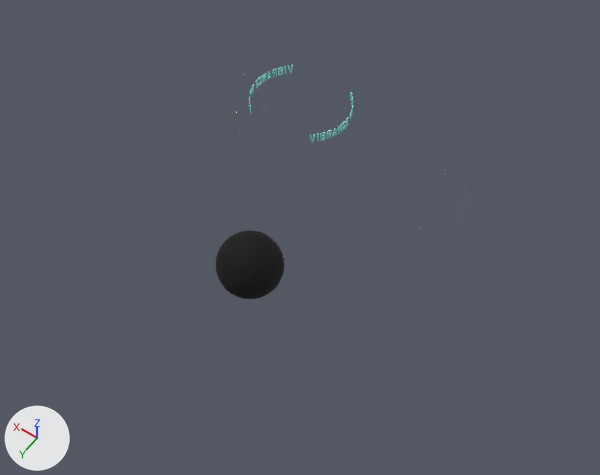
The glTF model public/stage_sparklers.glb as it was, and as the next commit left it.
One viewpoint serves both versions: a 50 mm lens placed at (-26.0, 29.6, 53.7), pointed at (-3.6, -1.8, 4.3). Arrows for +X, +Y and +Z are at lower left; the lights stay in place. Where no turn or scale is listed for an object, it has been applied to the vertices.

In view in the first picture: 'board_text', 'logo_sphere'.
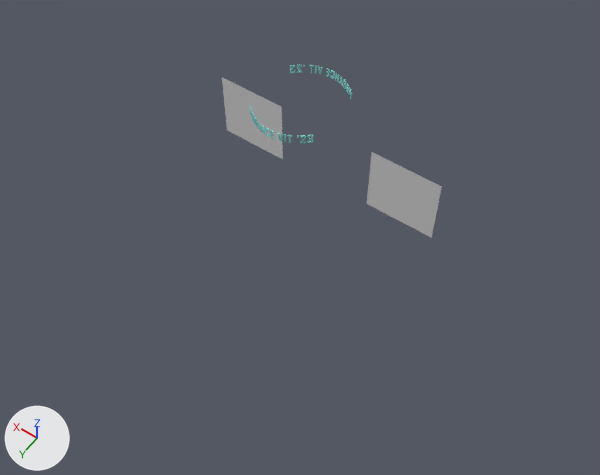
Boxes [x1, y1, x2, y2] around the edits, measured in the pictures (600 x 475 px):
'sparkler_planeL', added
    after: [367, 152, 442, 238]
'logo_sphere', deleted
    before: [216, 230, 284, 299]
'sparkler_planeR', added
    after: [222, 77, 283, 159]
'board_text', turned
    before: [249, 65, 353, 142]
    after: [250, 65, 352, 143]

The change, as a list of edits to the scene's bpy script:
```text
Add mat_flames_cropped_w_alpha_comp:
    mat_flames_cropped_w_alpha_comp = principled_material('flames_cropped_w_alpha_comp')
    mat_flames_cropped_w_alpha_comp.base_color = (0.8, 0.8, 0.8)  # white #e7e7e7
Add me_flames_cropped_w_alpha_comp_001:
    me_flames_cropped_w_alpha_comp_001.from_pydata([(3.09, 0.0, 0.0), (3.09, 0.0, 6.19), (-3.09, 0.0, 0.0), (-3.09, 0.0, 6.19)], [], [(0, 1, 3), (0, 3, 2)])
    me_flames_cropped_w_alpha_comp_001.materials.append(mat_flames_cropped_w_alpha_comp)  # white #e7e7e7
Add me_flames_cropped_w_alpha_comp:
    me_flames_cropped_w_alpha_comp.from_pydata([(-3.09, 0.0, 0.0), (3.09, 0.0, 0.0), (-3.09, 0.0, 6.19), (3.09, 0.0, 6.19)], [], [(0, 1, 3), (0, 3, 2)])
    me_flames_cropped_w_alpha_comp.materials.append(mat_flames_cropped_w_alpha_comp)  # white #e7e7e7
Change ob_board_text:
    ob_board_text.rotation_euler: (-1.571, 1.571, 0.0) -> (3.142, 1.571, 0.0)  # degrees (-90, 90, 0) -> degrees (180, 90, 0)
Remove ob_logo_sphere:
    ob_logo_sphere = bpy.data.objects.new('logo_sphere', me_sphere)
    ob_logo_sphere.location = (0.0, 0.0, 0.0)
Add ob_sparkler_planer:
    ob_sparkler_planer = bpy.data.objects.new('sparkler_planeR', me_flames_cropped_w_alpha_comp_001)
    ob_sparkler_planer.location = (7.22, -10.05, 0.95)
Add ob_sparkler_planel:
    ob_sparkler_planel = bpy.data.objects.new('sparkler_planeL', me_flames_cropped_w_alpha_comp)
    ob_sparkler_planel.location = (-7.59, -10.05, 0.95)
```
